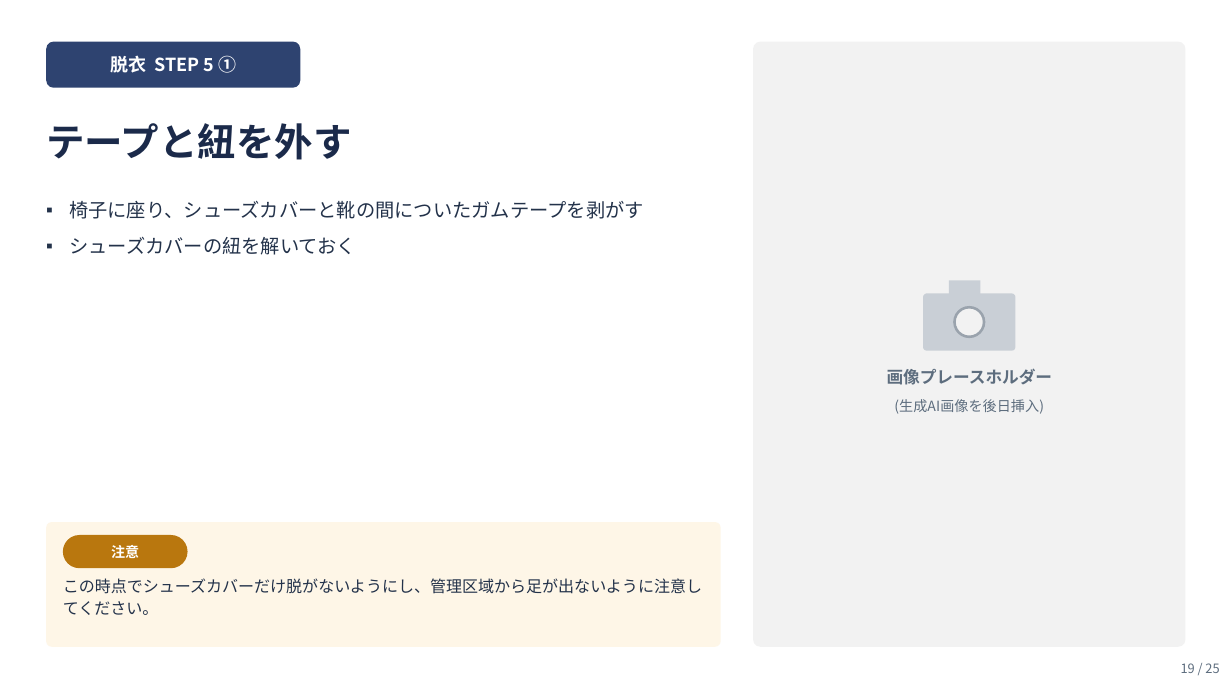
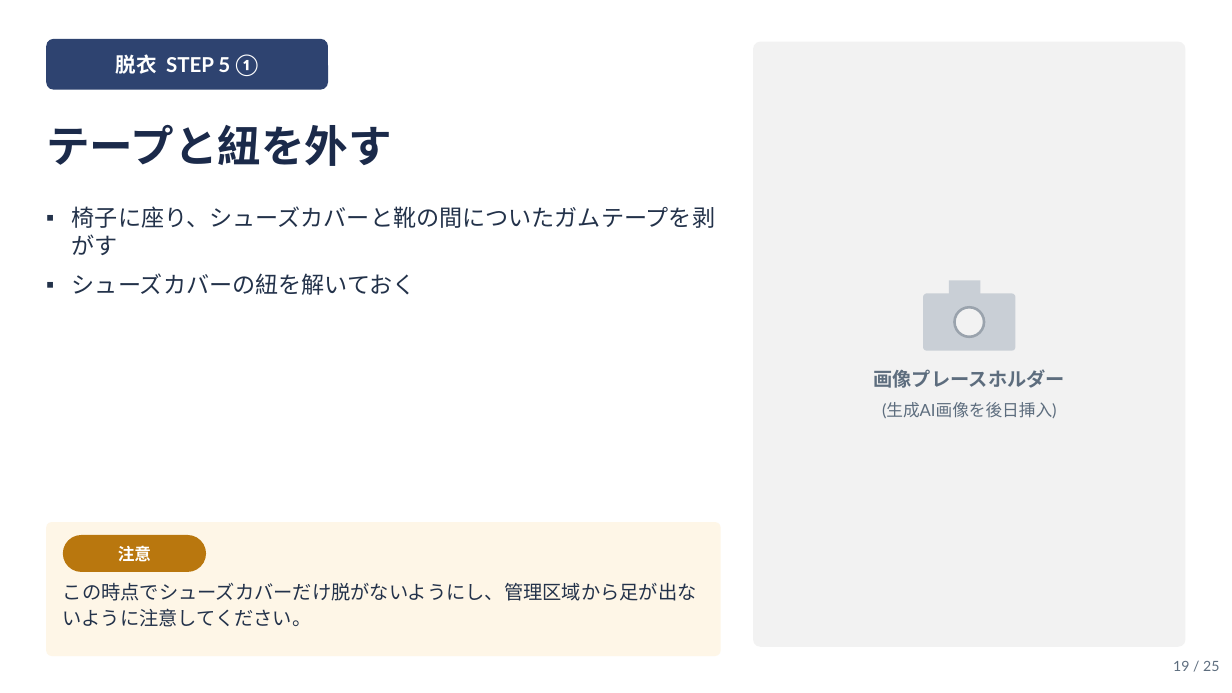
Before and after one commit to solidkinder624-cmyk/my-first-lab, a slide deck: slide 19 of output/放射性粉じん防護服_装着脱衣手順.pptx. Drawn at 1232x693 pixels with LibreOffice and Linux fonts; fonts in the diff are those of the drawing. Boxes give left, top, right and bottom in pixels: in the first picture for what was removed or moved away, otherwise in the second. Text is boxed around its words. In the diff, an @@ line names an element or a change of style, - is before the commit and + after.

```diff
--- a/output/放射性粉じん防護服_装着脱衣手順.pptx
+++ b/output/放射性粉じん防護服_装着脱衣手順.pptx
@@ text "脱衣 STEP 5 ①" at (116,54,258,76): size 14 to 16 pt, font Noto Sans CJK JP to Lato @@
@@ rounded rectangle at (46,39,328,90): proportions changed @@
@@ rounded rectangle: place and size @@
-rounded rectangle at (46,42,300,88)
+rounded rectangle at (46,39,328,90)
@@ text "テープと紐を外す" at (46,125,392,166): size 30 to 34 pt, font Noto Sans CJK JP to Lato @@
@@ text "椅子に座り、シューズカバーと靴の間についたガムテープを剥がす" at (72,206,715,295): size 15 to 18 pt, font Noto Sans CJK JP to Lato; indent changed; less space between paragraphs @@
@@ text "画像プレースホルダー" at (873,369,1065,388): size 13 to 15 pt, font Noto Sans CJK JP to Lato @@
@@ text "(生成AI画像を後日挿入)" at (882,402,1056,418): size 11 to 13 pt, font Noto Sans CJK JP to Lato @@
@@ rounded rectangle: place and size @@
-rounded rectangle at (46,522,721,647)
+rounded rectangle at (46,522,721,656)
@@ rounded rectangle at (46,522,721,656): proportions changed @@
@@ text "注意" at (118,545,151,562): size 11 to 13 pt, font Noto Sans CJK JP to Lato @@
@@ rounded rectangle: place and size @@
-rounded rectangle at (63,535,188,568)
+rounded rectangle at (63,535,206,572)
@@ text "この時点でシューズカバーだけ脱がないようにし、管理区域から足が出ないように注意してください。" at (63,583,697,627): size 12.5 to 15 pt, font Noto Sans CJK JP to Lato; line spacing 1.15 to 1.12 @@
@@ text "19 / 25" at (1173,661,1219,671): size 10 to 11 pt, font Noto Sans CJK JP to Lato @@
```
Also in this commit, not shown: 24 other slides changed.
